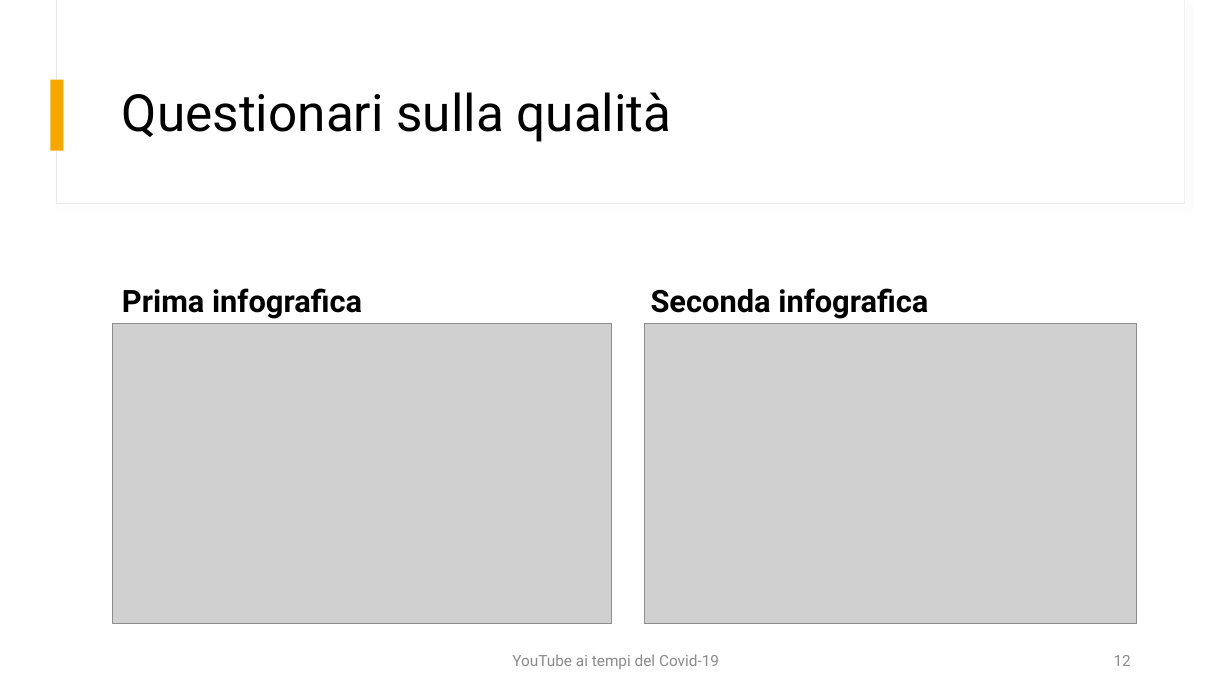
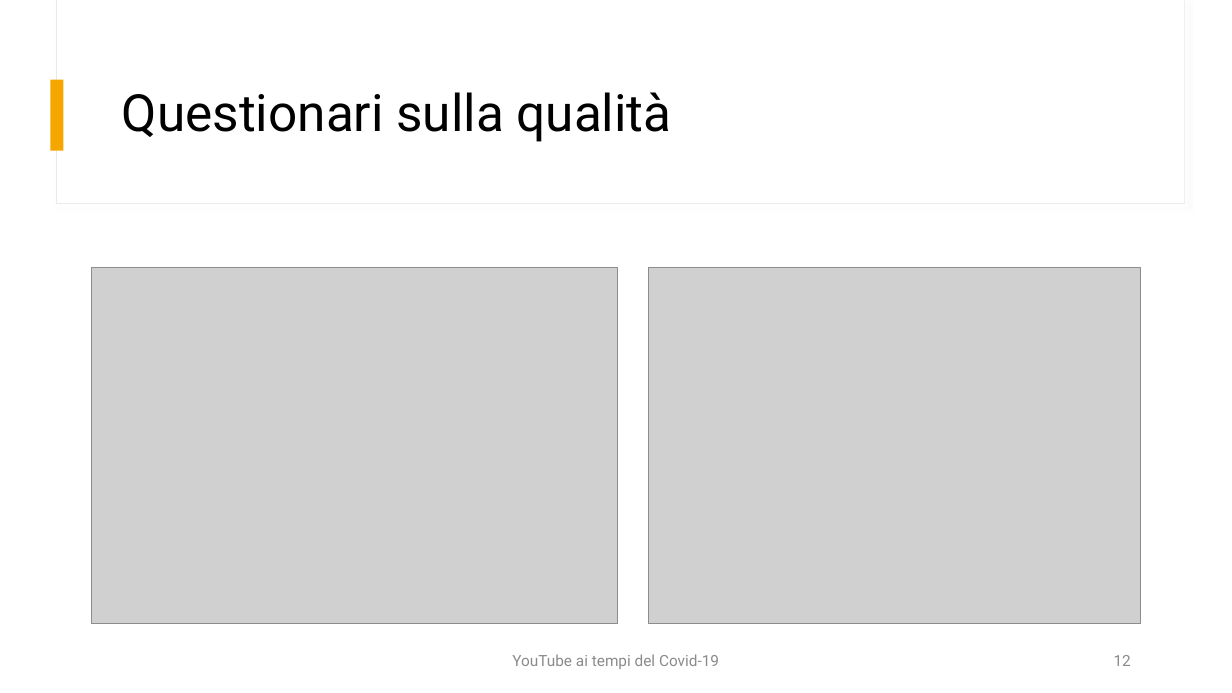
Before and after one commit to fedelux3/Youtube_trending_analysis, a slide deck: slide 12 of presentazione/presentazione.pptx. Drawn at 1232x693 pixels with LibreOffice and Linux fonts; fonts in the diff are those of the drawing; grey boxes stand for pictures. Boxes give left, top, right and bottom in pixels: in the first picture for what was removed or moved away, otherwise in the second. Text is boxed around its words. In the diff, an @@ line names an element or a change of style, - is before the commit and + after.

```diff
--- a/presentazione/presentazione.pptx
+++ b/presentazione/presentazione.pptx
@@ picture: place and size @@
-picture at bbox=[113, 323, 612, 624]
+picture at bbox=[91, 268, 617, 624]
@@ picture: place and size @@
-picture at bbox=[645, 323, 1138, 624]
+picture at bbox=[649, 268, 1141, 624]
@@ text removed at bbox=[122, 288, 362, 319] @@
-Prima infografica
@@ text removed at bbox=[651, 288, 928, 319] @@
-Seconda infografica
```
Also in this commit, not shown: 1 slide added, 7 other files.
